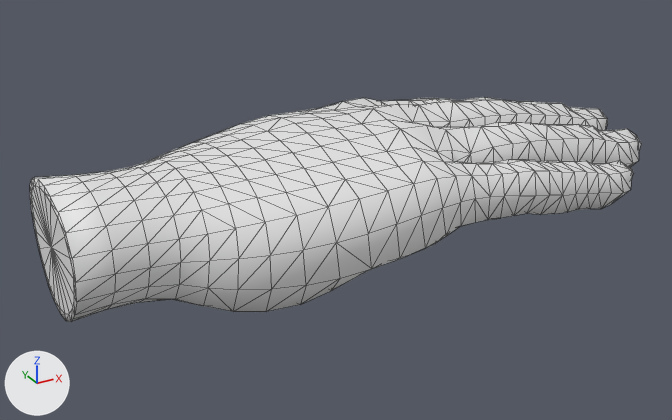
Two versions of the glTF model models/vr-hand-right.glb, one commit apart.
Before and after are seen from a camera (50 mm lens) standing at (-0.126, -0.2663, 0.1242) and looking at (0.0301, 0.0175, -0.0177). The lights are fixed; the arrows at lower left show +X, +Y and +Z. The first picture is the older version. Mesh edges are drawn as thin lines. Vertices at exactly the same position are counted once.

The first picture shows 'Hand - Stylized'.
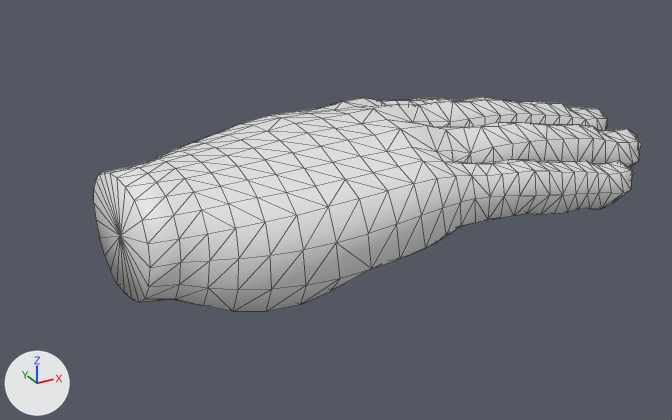
The change in detail:
me_hand___stylized is used by ob_hand___stylized; location (0.0, 0.0, 0.0).
me_hand___stylized had 871 vertices, 1738 faces and spanned x -0.079..0.156, y -0.05..0.083, z -0.045..0.023.
me_hand___stylized now has 805 vertices, 1606 faces and spans x -0.059..0.156, y -0.05..0.083, z -0.045..0.023.
Part 1, on me_hand___stylized:
67 vertices are removed from x -0.079..-0.067, y -0.028..0.025, z -0.023..0.021.
154 faces are deleted.
1 vertex is added at (-0.058, -0.002, -0.001).
22 new faces join them.

Boxes [x1, y1, x2, y2] around the edits, measured in the pictures (672 x 420 px):
'Hand - Stylized', reshaped (10% narrower)
    before: [30, 97, 641, 322]
    after: [94, 97, 641, 312]
part 1 of me_hand___stylized, cut back
    before: [30, 172, 150, 322]
    after: [94, 172, 150, 302]
